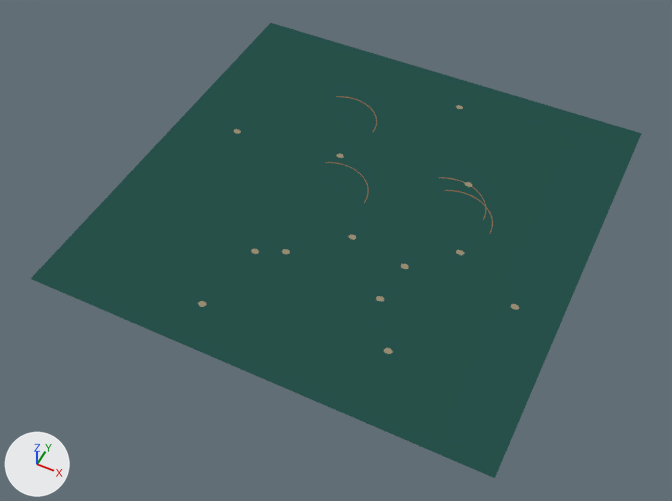
The Blender file art/blender/terrain/g_g2b_water_deep.blend, before and after one commit.
Before and after are seen from a 50 mm camera at (1.21, -2.63, 2.91) aimed at (-0.01, -0.19, -0.14). Arrows for +X, +Y and +Z are at lower left; the lights stay in place. The first picture is the older version.

In view in the first picture: 'Black pond', 'Cold broken ripple', 'Cold broken ripple.001', 'Cold broken ripple.002', 'Cold broken ripple.003', 'Duckweed', 'Duckweed.001', 'Duckweed.002', 'Duckweed.003', 'Duckweed.004', 'Duckweed.005', 'Duckweed.006', 'Duckweed.007', 'Duckweed.008', 'Duckweed.009'.
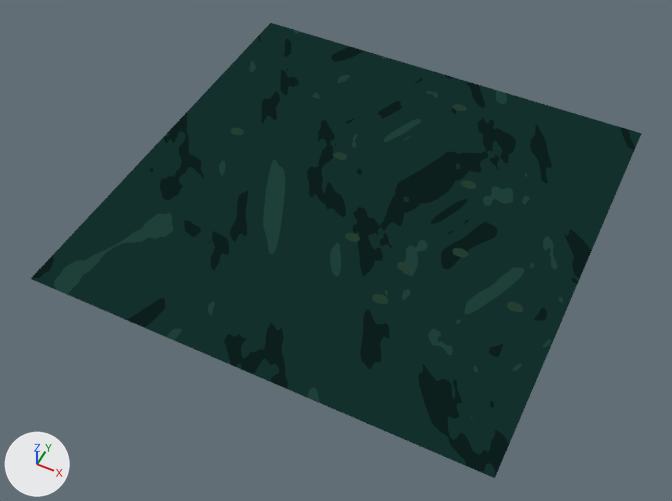
Pixel boxes (x1, y1, x2, y2) of what changed, in the pictures (672 x 501 px):
```json
{"object": "Black pond", "change": "surface changed", "before": [31, 23, 642, 478], "after": [31, 23, 642, 478], "on screen": "darker"}
{"object": "Duckweed.001", "change": "rescaled", "before": [511, 304, 519, 310], "after": [507, 302, 523, 312]}
{"object": "Duckweed.007", "change": "rescaled", "before": [376, 296, 384, 301], "after": [372, 294, 388, 304], "on screen": "89% wider, 83% taller"}
{"object": "Duckweed.005", "change": "rescaled", "before": [401, 264, 408, 269], "after": [397, 262, 412, 271], "on screen": "100% wider, 67% taller"}
{"object": "Duckweed.008", "change": "rescaled", "before": [456, 250, 465, 255], "after": [452, 248, 469, 258], "on screen": "80% wider, 83% taller"}
{"object": "Duckweed.002", "change": "rescaled", "before": [349, 234, 356, 240], "after": [345, 233, 360, 242]}
{"object": "Duckweed.003", "change": "rescaled", "before": [465, 182, 472, 187], "after": [461, 180, 476, 189], "on screen": "100% wider, 67% taller"}
{"object": "Duckweed", "change": "rescaled", "before": [234, 129, 241, 134], "after": [230, 127, 244, 135]}
{"object": "Duckweed.006", "change": "rescaled", "before": [336, 154, 344, 158], "after": [333, 152, 347, 160]}
{"object": "Duckweed.004", "change": "rescaled", "before": [456, 105, 463, 109], "after": [453, 104, 467, 111]}
{"object": "Cold broken ripple.003", "change": "deleted", "before": [444, 190, 493, 234]}
{"object": "Cold broken ripple.001", "change": "deleted", "before": [325, 162, 369, 203]}
{"object": "Cold broken ripple", "change": "deleted", "before": [439, 177, 486, 220]}
{"object": "Cold broken ripple.002", "change": "deleted", "before": [336, 96, 377, 132]}
{"object": "Duckweed.009", "change": "deleted", "before": [384, 348, 393, 354]}
```

Scene script edits in JSON lines:
```json
{"block": "mat_water_001", "change": "nodes: Emission, OutputMaterial, ValToRGB"}
{"block": "mat_water_001", "change": "colours: dark cyan #15312d, dark cyan #27504a"}
{"block": "mat_water_001", "change": "nodes: CombineXYZ, Emission, Math x12, OutputMaterial, SeparateXYZ, TexCoord, TexNoise, ValToRGB"}
{"block": "mat_water_001", "change": "colours: black #0c1f1c, dark cyan #14302c, dark cyan #1e4038"}
{"op": "set", "path": "ob_duckweed.scale", "old": "(0.018, 0.014, 0.004)", "new": "(0.035, 0.025, 0.004)"}
{"op": "set", "path": "ob_duckweed_001.scale", "old": "(0.018, 0.014, 0.004)", "new": "(0.035, 0.025, 0.004)"}
{"op": "set", "path": "ob_duckweed_002.scale", "old": "(0.018, 0.014, 0.004)", "new": "(0.035, 0.025, 0.004)"}
{"op": "set", "path": "ob_duckweed_003.scale", "old": "(0.018, 0.014, 0.004)", "new": "(0.035, 0.025, 0.004)"}
{"op": "set", "path": "ob_duckweed_004.scale", "old": "(0.018, 0.014, 0.004)", "new": "(0.035, 0.025, 0.004)"}
{"op": "set", "path": "ob_duckweed_005.scale", "old": "(0.018, 0.014, 0.004)", "new": "(0.035, 0.025, 0.004)"}
{"op": "set", "path": "ob_duckweed_006.scale", "old": "(0.018, 0.014, 0.004)", "new": "(0.035, 0.025, 0.004)"}
{"op": "set", "path": "ob_duckweed_007.scale", "old": "(0.018, 0.014, 0.004)", "new": "(0.035, 0.025, 0.004)"}
{"op": "set", "path": "ob_duckweed_008.scale", "old": "(0.018, 0.014, 0.004)", "new": "(0.035, 0.025, 0.004)"}
{"op": "remove", "block": "ob_duckweed_009", "code": ["ob_duckweed_009 = bpy.data.objects.new('Duckweed.009', me_icosphere_049)", "ob_duckweed_009.parent = ob_water_deep", "ob_duckweed_009.location = (0.452, -0.679, 0.004)", "ob_duckweed_009.scale = (0.018, 0.014, 0.004)"]}
{"op": "remove", "block": "ob_cold_broken_ripple", "code": ["ob_cold_broken_ripple = bpy.data.objects.new('Cold broken ripple', me_cold_broken_ripple_004)", "ob_cold_broken_ripple.parent = ob_water_deep", "ob_cold_broken_ripple.location = (0.0, 0.0, 0.0)"]}
{"op": "remove", "block": "ob_cold_broken_ripple_001", "code": ["ob_cold_broken_ripple_001 = bpy.data.objects.new('Cold broken ripple.001', me_cold_broken_ripple_005)", "ob_cold_broken_ripple_001.parent = ob_water_deep", "ob_cold_broken_ripple_001.location = (0.0, 0.0, 0.0)"]}
{"op": "remove", "block": "ob_cold_broken_ripple_002", "code": ["ob_cold_broken_ripple_002 = bpy.data.objects.new('Cold broken ripple.002', me_cold_broken_ripple_006)", "ob_cold_broken_ripple_002.parent = ob_water_deep", "ob_cold_broken_ripple_002.location = (0.0, 0.0, 0.0)"]}
{"op": "remove", "block": "ob_cold_broken_ripple_003", "code": ["ob_cold_broken_ripple_003 = bpy.data.objects.new('Cold broken ripple.003', me_cold_broken_ripple_007)", "ob_cold_broken_ripple_003.parent = ob_water_deep", "ob_cold_broken_ripple_003.location = (0.0, 0.0, 0.0)"]}
```
